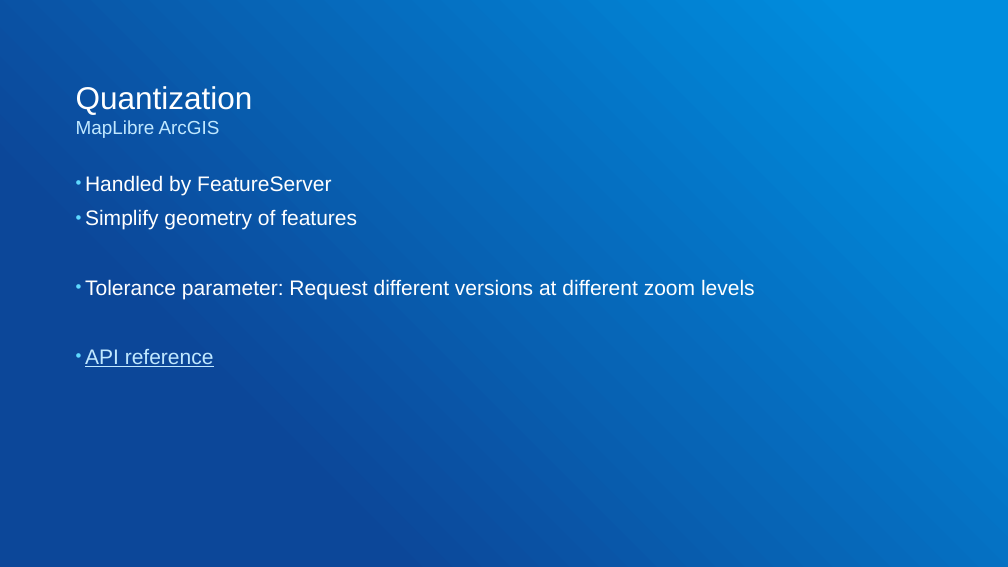
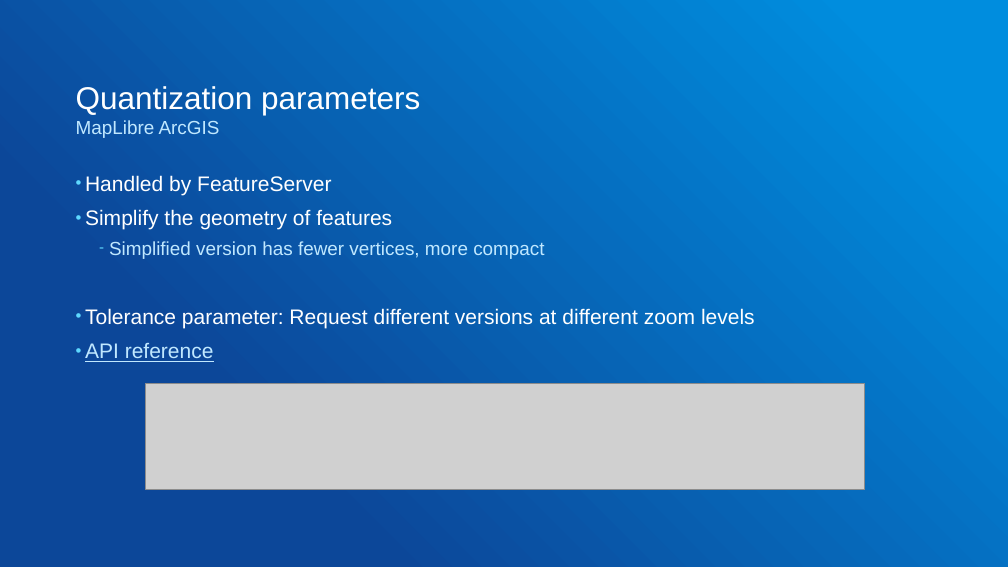
Before and after one commit to gowin20/foss4g-2026-maplibregl-data-visualization, a slide deck: slide 26 of foss4g-optimized-maplibre-queries.pptx. Drawn at 1008x567 pixels with LibreOffice and Linux fonts; fonts in the diff are those of the drawing; grey boxes stand for pictures. Boxes give left, top, right and bottom in pixels: in the first picture for what was removed or moved away, otherwise in the second. Text is boxed around its words. In the diff, an @@ line names an element or a change of style, - is before the commit and + after.

```diff
--- a/foss4g-optimized-maplibre-queries.pptx
+++ b/foss4g-optimized-maplibre-queries.pptx
@@ title at bbox=[76, 86, 420, 115]: text changed @@
-Quantization
+Quantization parameters
@@ text at bbox=[85, 209, 544, 259]: text changed; size 20 to 18 pt; text colour #FFFFFF to #C0E8FF @@
-• Simplify geometry of features
+• Simplify the geometry of features
+  – Simplified version has fewer vertices, more compact
@@ picture added at bbox=[146, 383, 865, 490] @@
```
Also in this commit, not shown: 7 other slides changed, 2 slides added, 1 slide removed, 1 other file.
